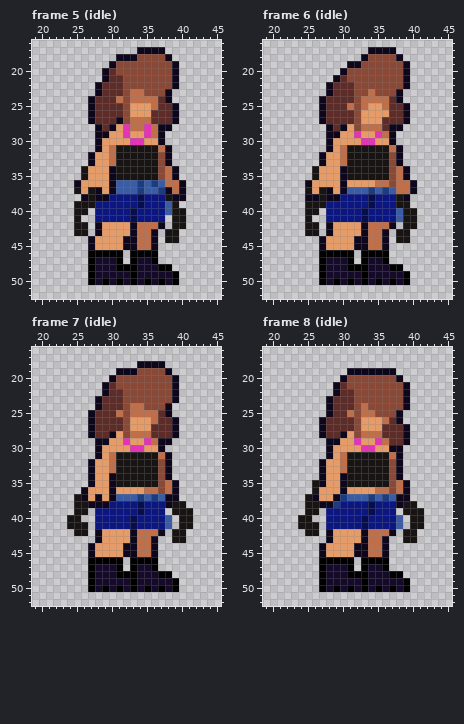
Pixel-art file: assets/character/female_character_ase.ase. This is how it looked before the edit.
64x64 pixels, 27 frames. Shown: frame 5 (idle): x 19..45, y 16..52; frame 6 (idle): x 19..45, y 16..52; frame 7 (idle): x 19..45, y 16..52; frame 8 (idle): x 19..45, y 16..52. The commit also changed other frames, which this record leaves out.
New version:
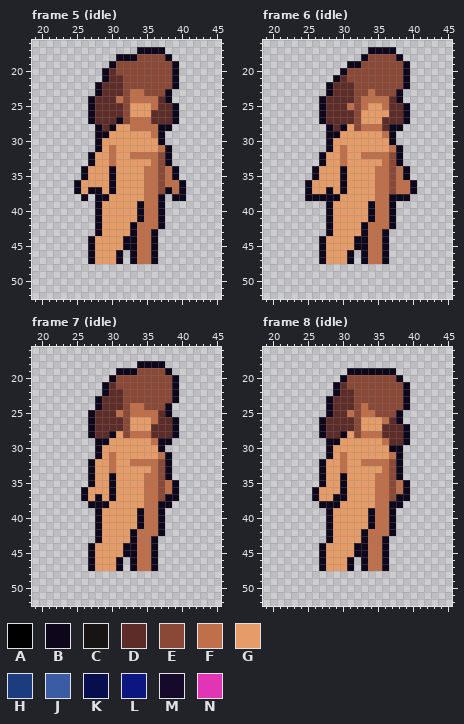
Palette (. is transparent): A #000000  B #0e071b  C #191414  D #5d2c28  E #8a4836  F #bf6f4a  G #e69c69  H #1c3c80  J #395ca5  K #070e4e  L #0b1680  M #150a29  N #e235b5
Changes in this commit:
layer "top1" now hidden
layer "top2" now hidden
layer "bottom1" now hidden
layer "bottom2" now hidden
layer "boots1" now hidden
layer "boots2" now hidden
Changed rows in their new state; - is an unchanged pixel.
Frame 5 (idle):
first column x 25:
28 -------G--F-----
29 -------G--G-----
30 --------GG------
31 ------GGGGGG----
32 ------GGFFFF----
33 ------GGGGGF----
34 -B----GGGGFF----
35 -B----GGGGFF----
36 ------GGGGFFE---
37 B-B---GGGGFFE---
38 --.--GGGGGFFB.--
39 ...BGGGGGBFFB..-
40 ..-BGGGGGBFFB...
41 .--BGGGGGBFFB-..
42 ..------------..
43 ..-----------..-
44 -------------..-
46 --BGGGB-BFFB----
47 --BGGGB-BFFB----
48 --............--
49 --.............-
50 --.............-
Frame 6 (idle):
first column x 25:
29 -------G--G-----
30 --------GG------
31 ------GGGGGG----
32 ------GGFFFF----
33 ------GGGGGF----
34 -B----GGGGFF----
35 -B----GGGGFF----
37 B-G---GGGGFFE---
38 --B--GGGGGFFBB--
39 ...BGGGGGBFFB..-
40 ..-BGGGGGBFFB...
41 .--BGGGGGBFFB...
42 ..------------..
43 ..-----------..-
44 -------------..-
46 --BGGGB-BFFB----
47 --BGGGB-BFFB----
48 --............--
49 --.............-
50 --.............-
Frame 7 (idle):
first column x 24:
29 --------G--G------
30 ---------GG-------
31 -------GGGGGG-----
32 -------GGFFFF-----
33 -------GGGGGF-----
34 -------GGGGFF-----
35 -------GGGGFF-----
37 -.-----GGGGFFE----
38 -..---GGGGGFFB-..-
39 -..-BGGGGGBFFB-...
40 ..--BGGGGGBFFB.-..
41 ...-BGGGGGBFFB.-..
42 -..------------..-
43 ---------------..-
46 ---BGGGB-BFFB-----
47 ---BGGGB-BFFB-----
48 ---............---
49 ---.............--
50 ---.............--
Frame 8 (idle):
first column x 24:
29 --------G--G------
30 ---------GG-------
31 -------GGGGGG-----
32 -------GGFFFF-----
33 -------GGGGGF-----
34 -------GGGGFF-----
35 --.----GGGGFF-----
36 --B---------------
37 -.----BGGGGFFE----
38 -..--BGGGGGFFB-..-
39 -..-BGGGGGBFFB-...
40 ..--BGGGGGBFFB.-..
41 ...-BGGGGGBFFB.-..
42 -..------------..-
43 ---------------..-
46 ---BGGGB-BFFB-----
47 ---BGGGB-BFFB-----
48 ---............---
49 ---.............--
50 ---.............--
Where, in picture pixels (left, top, right, bottom), the same in both pictures:
changed: (74, 124, 186, 285)
changed: (305, 131, 417, 285)
changed: (67, 438, 193, 592)
changed: (298, 438, 424, 592)
